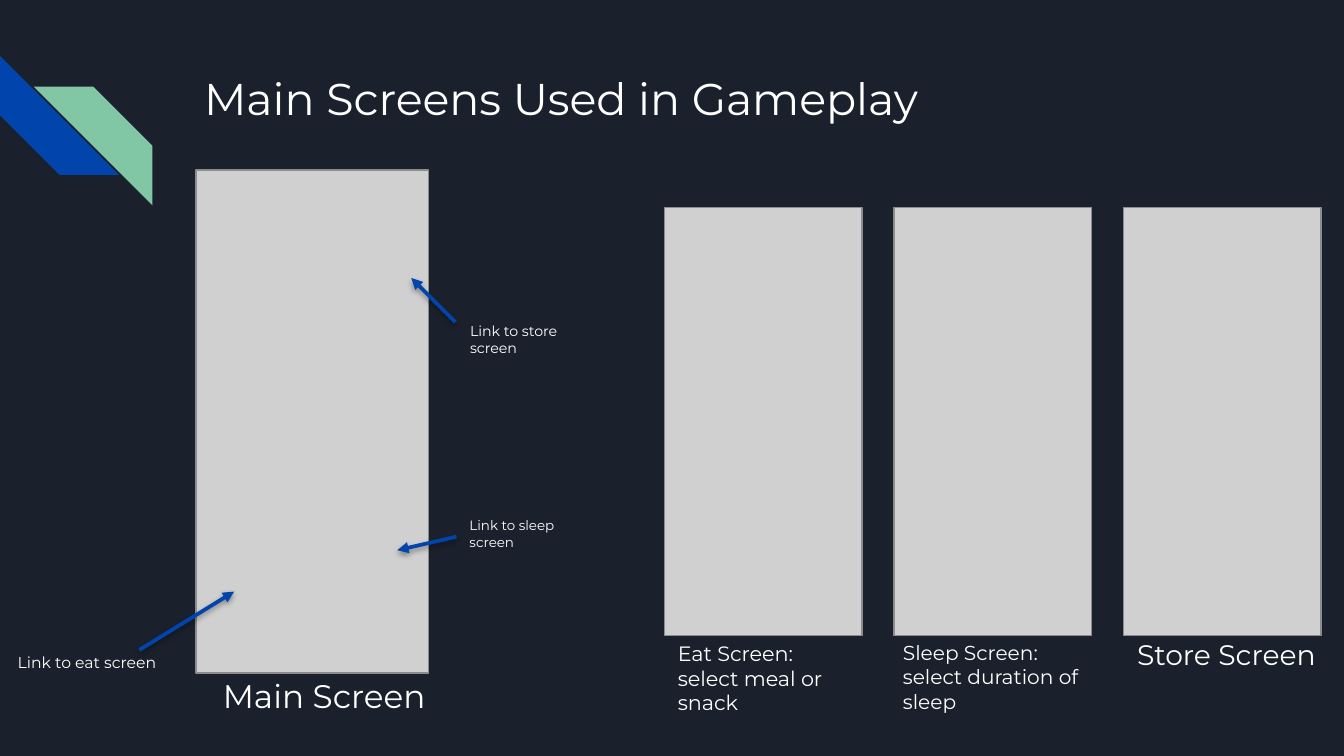
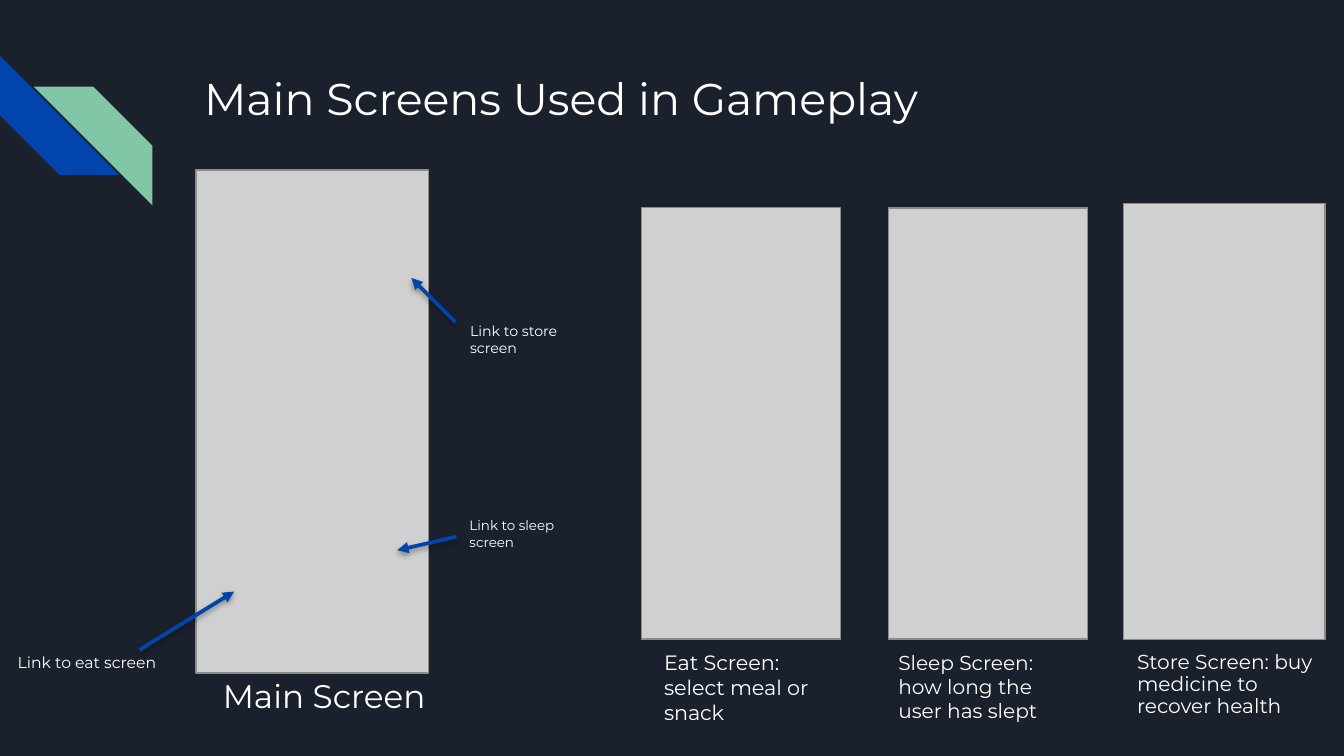
Before and after one commit to evazcy0223/merj, a slide deck: slide 5 of Documentation/ProjectArchitecture-Final.pptx. Drawn at 1344x756 pixels with LibreOffice and Linux fonts; fonts in the diff are those of the drawing; grey boxes stand for pictures. Boxes give left, top, right and bottom in pixels: in the first picture for what was removed or moved away, otherwise in the second. Text is boxed around its words. In the diff, an @@ line names an element or a change of style, - is before the commit and + after.

Commit message:
FINAL VERSION
Updated screenshots

```diff
--- a/Documentation/ProjectArchitecture-Final.pptx
+++ b/Documentation/ProjectArchitecture-Final.pptx
@@ picture: place and size @@
-picture at bbox=[664, 208, 862, 636]
+picture at bbox=[641, 208, 840, 640]
@@ picture: place and size @@
-picture at bbox=[894, 208, 1091, 636]
+picture at bbox=[888, 208, 1087, 640]
@@ picture: place and size @@
-picture at bbox=[1124, 208, 1321, 636]
+picture at bbox=[1124, 203, 1325, 638]
@@ text "Eat Screen: select meal or ...": place and size @@
-text "Eat Screen: select meal or ..." at bbox=[678, 646, 822, 710]
+text "Eat Screen: select meal or ..." at bbox=[664, 655, 808, 720]
@@ text at bbox=[898, 655, 1037, 722]: text changed @@
-Sleep Screen: select duration of sleep
+Sleep Screen: how long the user has slept
@@ text at bbox=[1137, 654, 1312, 713]: text changed; size 15.1 to 10.8 pt @@
-Store Screen
+Store Screen: buy medicine to recover health
```
Also in this commit, not shown: 3 other slides changed.
